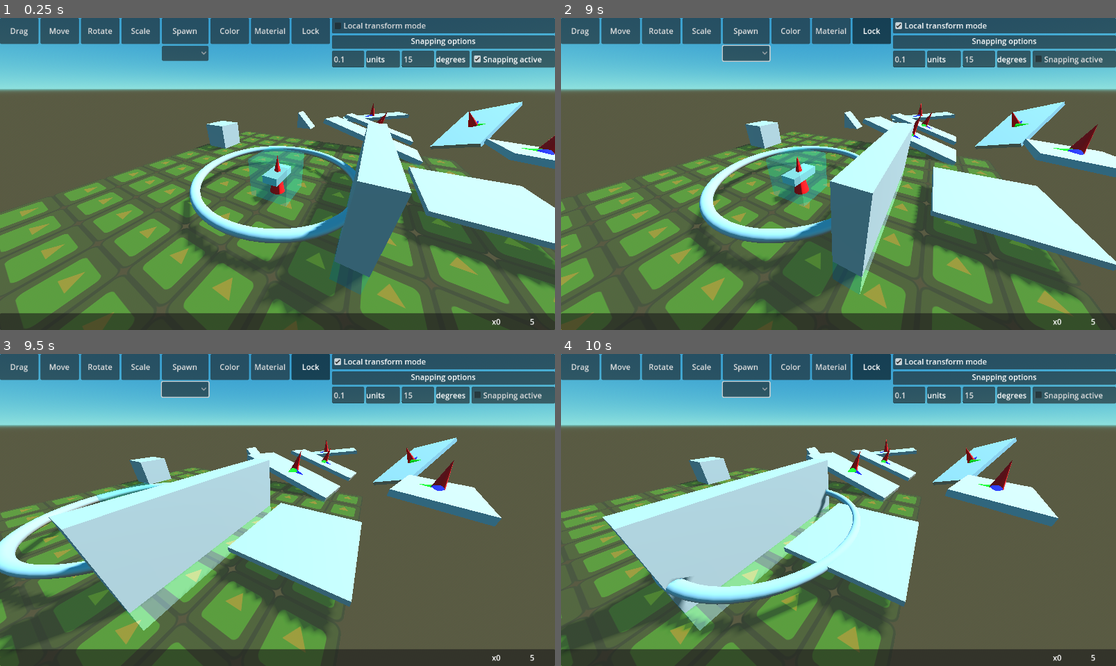
Above: before the commit, frames 1-4 (two rows, left to right).
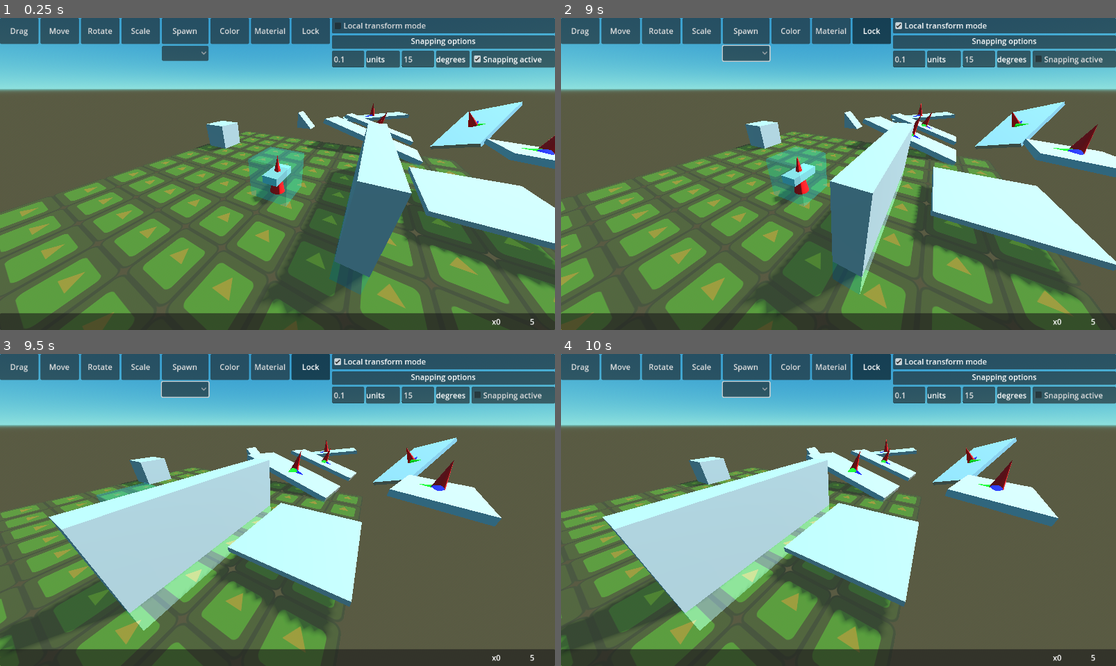
Above: after the commit, the same moments.

Repository: TrainzMarcel/Tartarus-Modelling-Tool
Game: Godot game, scene res://editor/main.tscn
Same seed, same stepped clock (60 frames per second), same inputs: the game is played once before the commit and once after it. The engine's default icon, where the game draws it, is replaced by a stand-in: a white triangle on a blue panel in a dark square.
Inputs (mouse positions are in pixels of both pictures, inside the frame that each line leads up to):
- Up to frame 1 (0.25 s): no input
- Up to frame 2 (9 s): click "Drag" at 0.5 s; click "Move" at 1.25 s; click "Rotate" at 2 s; click "Scale" at 2.75 s; click "Spawn" at 3.5 s; click "Color" at 4.25 s; click "Material" at 5 s; click "Lock" at 5.75 s; click "Local transform mode" at 6.5 s; click "Snapping active" at 7.25 s; click (744, 52) at 8 s; tap Enter at 8.75 s; move the mouse to (960, 158) at 8.77 s; hold D from 8.78 s (still down); hold F from 8.78 s (still down); click (960, 158) at 8.92 s
- Up to frame 3 (9.5 s): keep holding D; keep holding F
- Up to frame 4 (10 s): release D at 9.5 s; release F at 9.5 s; drag from (727, 525) to (810, 572) at 9.52 s

The runs differ from the first frame. In frame 1, 2.8% of the frame differs, in the area x 32-65%, y 40-82%; in frame 2, 2.5%; in frame 3, 2.1%; in frame 4, 2.7%.
Error before the commit: Trying to assign an array of type "Array" to a variable of type "Array[TransformHandle]". (res://editor/main.gd:353)

Commit message:
quick move tool fix

Diff:
--- a/editor/transform_handles/transform_handle_root.tscn
+++ b/editor/transform_handles/transform_handle_root.tscn
@@ -48,7 +48,6 @@
 collision_layer = 2
 collision_mask = 2
 script = ExtResource("1_i4hrh")
-set_up = null
 identifier = "move"
 direction_vector = Vector3(1, 0, 0)
 material = SubResource("ShaderMaterial_e7qbh")
@@ -84,7 +83,6 @@
 collision_layer = 2
 collision_mask = 2
 script = ExtResource("1_i4hrh")
-set_up = null
 identifier = "move"
 direction_vector = Vector3(0, 1, 0)
 material = SubResource("ShaderMaterial_e7qbh")
@@ -120,7 +118,6 @@
 collision_layer = 2
 collision_mask = 2
 script = ExtResource("1_i4hrh")
-set_up = null
 identifier = "move"
 direction_vector = Vector3(0, 0, 1)
 material = SubResource("ShaderMaterial_e7qbh")
@@ -156,7 +153,6 @@
 collision_layer = 2
 collision_mask = 2
 script = ExtResource("1_i4hrh")
-set_up = null
 identifier = "move"
 direction_vector = Vector3(-1, 0, 0)
 material = SubResource("ShaderMaterial_e7qbh")
@@ -192,7 +188,6 @@
 collision_layer = 2
 collision_mask = 2
 script = ExtResource("1_i4hrh")
-set_up = null
 identifier = "move"
 direction_vector = Vector3(0, -1, 0)
 material = SubResource("ShaderMaterial_e7qbh")
@@ -228,7 +223,6 @@
 collision_layer = 2
 collision_mask = 2
 script = ExtResource("1_i4hrh")
-set_up = null
 identifier = "move"
 direction_vector = Vector3(0, 0, -1)
 material = SubResource("ShaderMaterial_e7qbh")
@@ -260,8 +254,8 @@
 disabled = true
 
 [node name="RotationHandleX" type="StaticBody3D" parent="." node_paths=PackedStringArray("mesh_array", "collider_array")]
-script = ExtResource("1_i4hrh")
-set_up = null
+visible = false
+script = ExtResource("1_i4hrh")
 identifier = "rotate"
 direction_vector = Vector3(1, 0, 0)
 direction_type = 2
@@ -272,6 +266,8 @@
 collider_array = [NodePath("CollisionShape3D"), NodePath("CollisionShape3D1"), NodePath("CollisionShape3D2"), NodePath( …(271 unchanged characters)…
 
 [node name="MeshInstance3D" type="MeshInstance3D" parent="RotationHandleX"]
+material_override = SubResource("ShaderMaterial_ecedk")
+instance_shader_parameters/color = Color(0.588235, 0, 0, 1)
 mesh = SubResource("TorusMesh_pvecf")
 
 [node name="CollisionShape3D" type="CollisionShape3D" parent="RotationHandleX"]
--- a/editor/transform_handles/transform_handle_utils.gd
+++ b/editor/transform_handles/transform_handle_utils.gd
@@ -112,15 +112,28 @@
 
 
 "TODO"#put everything needed to add a new tool into this file (or another)
+#this system is very bad with the identifiers and all
 static func initialize_transform_handle_root(input : TransformHandleRoot):
 	var child_nodes : Array[Node] = input.get_children()
 	var transform_handle_array : Array[TransformHandle] = []
+	var identifiers : Array[String] = ["move", "rotate"]
 
-	input.tool_handle_array.move = []
-	input.tool_handle_array.rotate = []
+	#loop through identifiers
+	for j in identifiers:
+		#for each identifier, loop over all child nodes
+		for i in child_nodes:
+			#if child nodes identifier matches the current one
+			if i.identifier == j:
+				#add it to the array
+				transform_handle_array.append(i)
 
-	for i in child_nodes:
-		if i.identifier == "move":
-			input.tool_handle_array.move.append(i)
-		elif i.identifier == "rotate":
-			input.tool_handle_array.rotate.append(i)
+
+		#after the loop, assign duplicate (just to be safe) of typed array to the correct dict key
+		match j:
+			"move":
+				input.tool_handle_array.move = transform_handle_array.duplicate()
+			"rotate":
+				input.tool_handle_array.rotate = transform_handle_array.duplicate()
+
+		#clear before getting the next tool handles to assign
+		transform_handle_array.clear()
